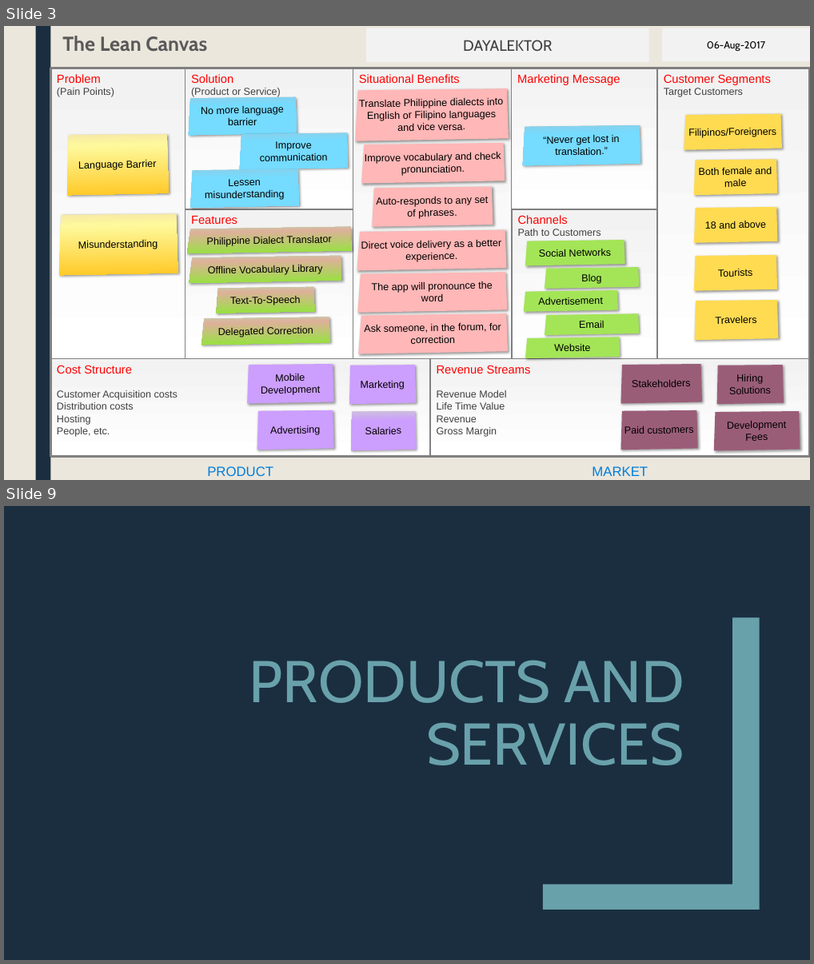
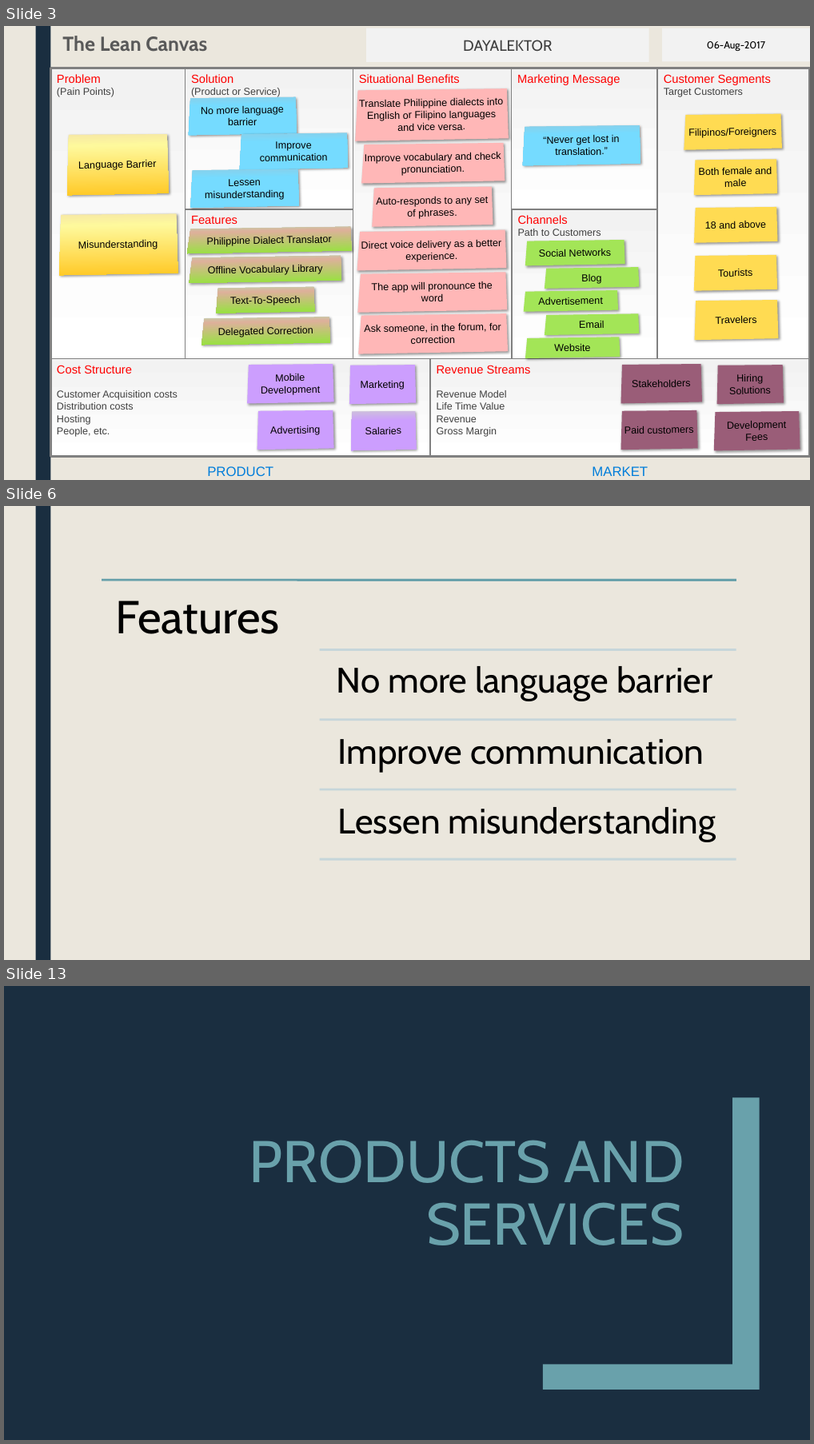
Before and after one commit to mlbelchez/Project---TENTREP, a slide deck: Presentation/PPT/Presentation 2.pptx. Shown one above the other, each under a label of ours: slides 3 and 9 before the commit, slides 3, 6 and 13 after it; the slides between them are not shown. The pictures are 814x964 and 814x1444 pixels, drawn with LibreOffice and Linux fonts; fonts in the diff are those of the drawing. Boxes give left, top, right and bottom in pixels: in the first picture for what was removed or moved away, otherwise in the second. Text is boxed around its words. In the diff, an @@ line names an element or a change of style, - is before the commit and + after.

```diff
--- a/Presentation/PPT/Presentation 2.pptx
+++ b/Presentation/PPT/Presentation 2.pptx
@@ slide 6 added at (4, 506, 810, 960), background #EBE7DD; not listed: 1 template element that a slide beside it also shows @@
@@ group added at (102, 580, 738, 860): 5 lines, 4 texts @@
+Features
+No more language barrier
+Improve communication
+Lessen misunderstanding
@@ what was slide 9 is now slide 13 @@
```
Also in this commit, not shown: 5 slides changed, 3 other slides added.
